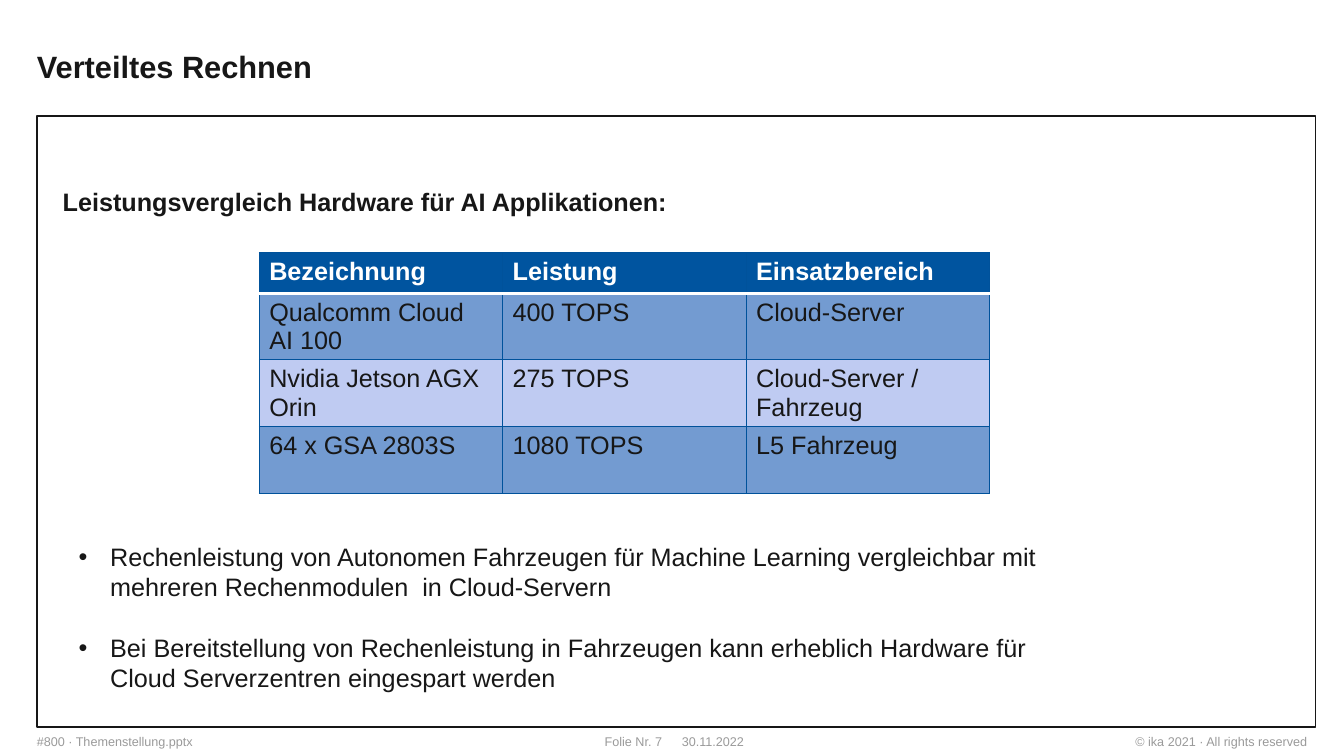
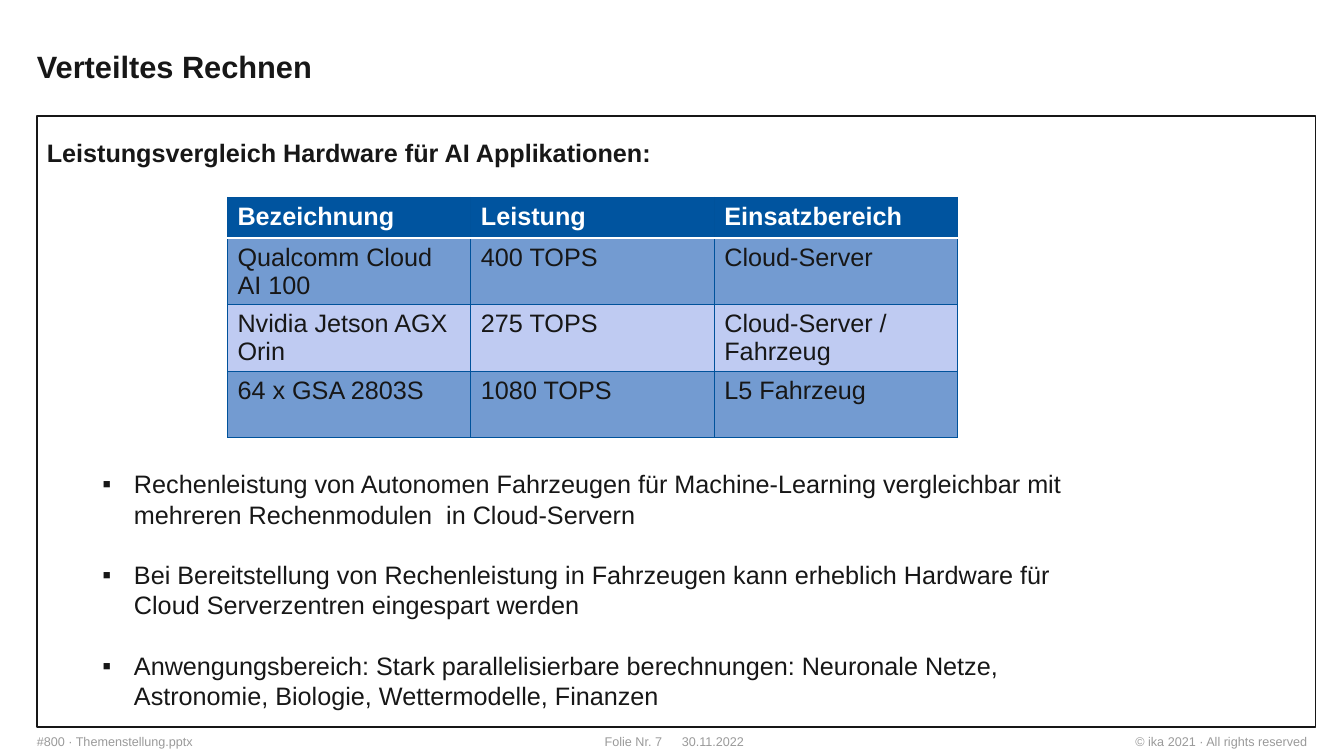
Before and after one commit to WhR4Ven/Diss_Dokument, a slide deck: slide 7 of Vortrag/Themenstellung.pptx. Drawn at 1344x756 pixels with LibreOffice and Linux fonts; fonts in the diff are those of the drawing; background and template pictures are left out. Boxes give left, top, right and bottom in pixels: in the first picture for what was removed or moved away, otherwise in the second. Text is boxed around its words. In the diff, an @@ line names an element or a change of style, - is before the commit and + after.

```diff
--- a/Vortrag/Themenstellung.pptx
+++ b/Vortrag/Themenstellung.pptx
@@ text "Leistungsvergleich Hardware für AI Applikationen:": place and size @@
-text "Leistungsvergleich Hardware für AI Applikationen:" at <box>63,192,667,217</box>
+text "Leistungsvergleich Hardware für AI Applikationen:" at <box>47,143,651,167</box>
@@ table: place and size @@
-table at <box>259,252,988,505</box>
+table at <box>228,198,957,451</box>
@@ text "Rechenleistung von Autonomen Fahrzeugen für ...": place and size @@
-text "Rechenleistung von Autonomen Fahrzeugen für ..." at <box>110,547,1036,693</box>
+text "Rechenleistung von Autonomen Fahrzeugen für ..." at <box>134,474,1061,711</box>
@@ text at <box>134,474,1061,525</box>: text changed @@
-• Rechenleistung von Autonomen Fahrzeugen für Machine Learning vergleichbar mit mehreren Rechenmodulen in Cloud-Servern
+▪ Rechenleistung von Autonomen Fahrzeugen für Machine-Learning vergleichbar mit mehreren Rechenmodulen in Cloud-Servern
@@ text at <box>134,565,1049,620</box>: bullet • to ▪ @@
@@ text at <box>134,656,998,711</box>: paragraph added @@
+▪ Anwengungsbereich: Stark parallelisierbare berechnungen: Neuronale Netze, Astronomie, Biologie, Wettermodelle, Finanzen
```
Also in this commit, not shown: 11 other slides changed, 3 slides added, 2 slides removed.
